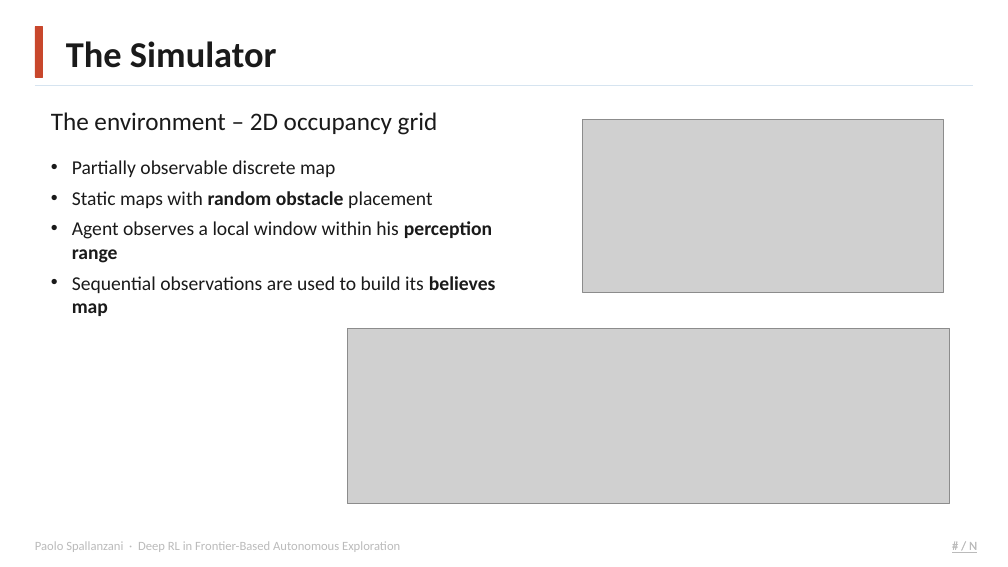
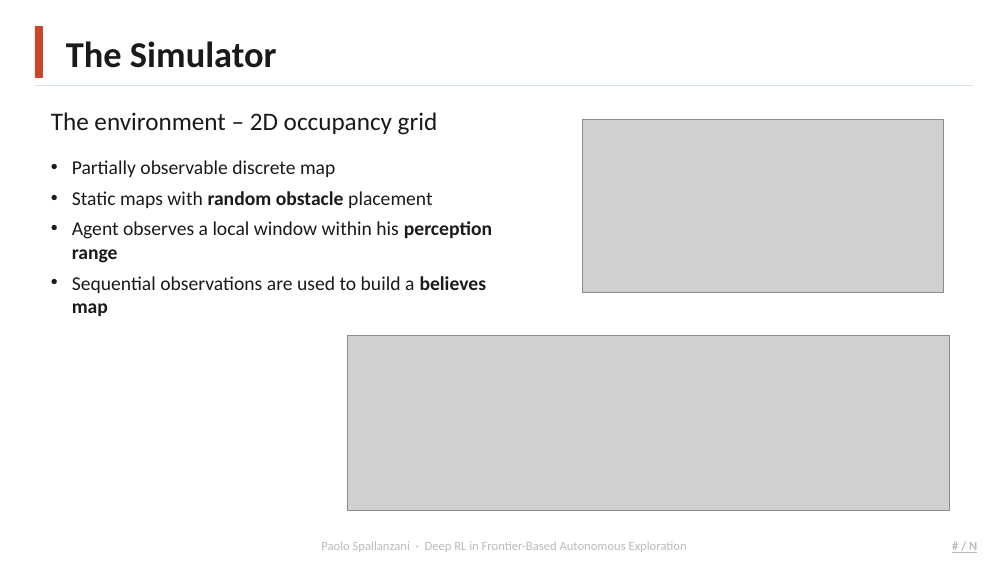
Before and after one commit to Paolo-Spall/presentazione_tesi_dae, a slide deck: slide 9 of presentation_1.pptx. Drawn at 1008x567 pixels with LibreOffice and Linux fonts; fonts in the diff are those of the drawing; grey boxes stand for pictures; background and template pictures are left out. Boxes give left, top, right and bottom in pixels: in the first picture for what was removed or moved away, otherwise in the second. Text is boxed around its words. In the diff, an @@ line names an element or a change of style, - is before the commit and + after.

```diff
--- a/presentation_1.pptx
+++ b/presentation_1.pptx
@@ text at [72, 276, 487, 316]: text changed @@
-• Sequential observations are used to build its believes map
+• Sequential observations are used to build a believes map
@@ picture: place and size @@
-picture at [347, 328, 950, 503]
+picture at [347, 335, 950, 510]
@@ text "Paolo Spallanzani · Deep RL ...": place and size @@
-text "Paolo Spallanzani · Deep RL ..." at [35, 541, 400, 552]
+text "Paolo Spallanzani · Deep RL ..." at [321, 541, 687, 552]
@@ text "Paolo Spallanzani · Deep RL ..." at [321, 541, 687, 552]: alignment left to centre @@
```
Also in this commit, not shown: 10 other slides changed, 11 slides added, 5 other files.
